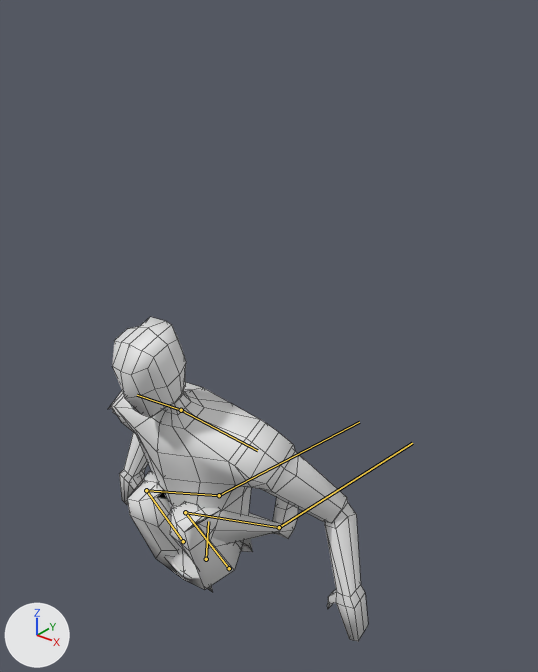
Before and after pictures for a commit that changed the FBX model Assets/Models/PlayerModelMale.fbx.
The view is the same before and after, from a camera (50 mm lens) standing at (1.404, -1.486, 1.132) and looking at (0.128, 0.109, 0.143). Every picture has the same lights, and +X, +Y and +Z are marked at lower left. Both versions are drawn at frame 5 of the action 'JumpingJacks'; the numbers are the values there. The bones that change are drawn over the model as lines. Mesh edges are drawn as thin lines.
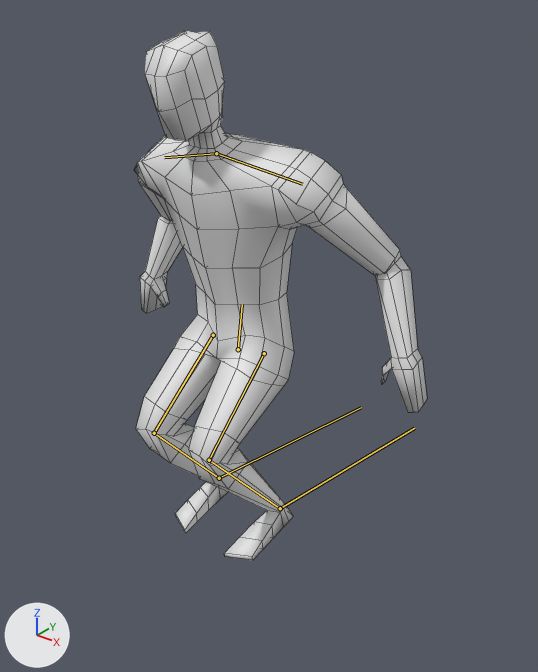
What differs and where, as boxes [x1, y1, x2, y2] in the pictures (538 x 672 px):
'Cube', posed (13% wider, 63% taller)
    before: [108, 317, 368, 642]
    after: [134, 30, 427, 560]
bone 'root.001', root to tip
    before: (206, 559) to (208, 521)
    after: (238, 349) to (242, 304)
bone 'UpperLeg.l', root to tip
    before: (229, 568) to (185, 512)
    after: (264, 353) to (209, 460)
bone 'LowerLeg.l', root to tip
    before: (185, 512) to (279, 527)
    after: (209, 460) to (280, 508)
bone 'Shoulder.l', root to tip
    before: (181, 410) to (257, 450)
    after: (216, 153) to (302, 184)
bone 'Shoulder.r', root to tip
    before: (181, 410) to (137, 395)
    after: (216, 153) to (164, 157)
bone 'UpperLeg.r', root to tip
    before: (183, 541) to (146, 490)
    after: (213, 335) to (154, 433)
bone 'LowerLeg.r', root to tip
    before: (146, 490) to (219, 495)
    after: (154, 433) to (219, 478)
bone 'Target.l', root to tip
    before: (279, 527) to (412, 443)
    after: (280, 508) to (414, 428)
bone 'Target.r', root to tip
    before: (219, 495) to (359, 422)
    after: (219, 478) to (361, 407)

The change in detail:
Bone 'root.001' (bone_root_001) moves from (0.0, -0.995, -0.022) to (0.0, -0.24, 0.023).
Bone 'UpperLeg.l' (bone_upperleg_l) turns from (33, -6, 177) to (42, 2, 2) degrees about its own x, y and z.
Bone 'LowerLeg.l' (bone_lowerleg_l) turns from (-133, -4, -2) to (-70, -2, -2) degrees about its own x, y and z.
Bone 'Shoulder.l' (bone_shoulder_l) turns from (4, 3, -6) to (6, 4, -8) degrees about its own x, y and z.
Bone 'Shoulder.r' (bone_shoulder_r) turns from (4, -4, 6) to (6, -5, 7) degrees about its own x, y and z.
Bone 'UpperLeg.r' (bone_upperleg_r) turns from (32, 7, -177) to (42, -2, -2) degrees about its own x, y and z.
Bone 'LowerLeg.r' (bone_lowerleg_r) turns from (-133, 4, 2) to (-70, 2, 2) degrees about its own x, y and z.
Bone 'Target.l' (bone_target_l) moves from (0.004, -0.041, 0.082) to (0.0, -0.017, 0.007).
Bone 'Target.r' (bone_target_r) moves from (-0.004, -0.041, 0.082) to (0.0, -0.017, 0.007).
